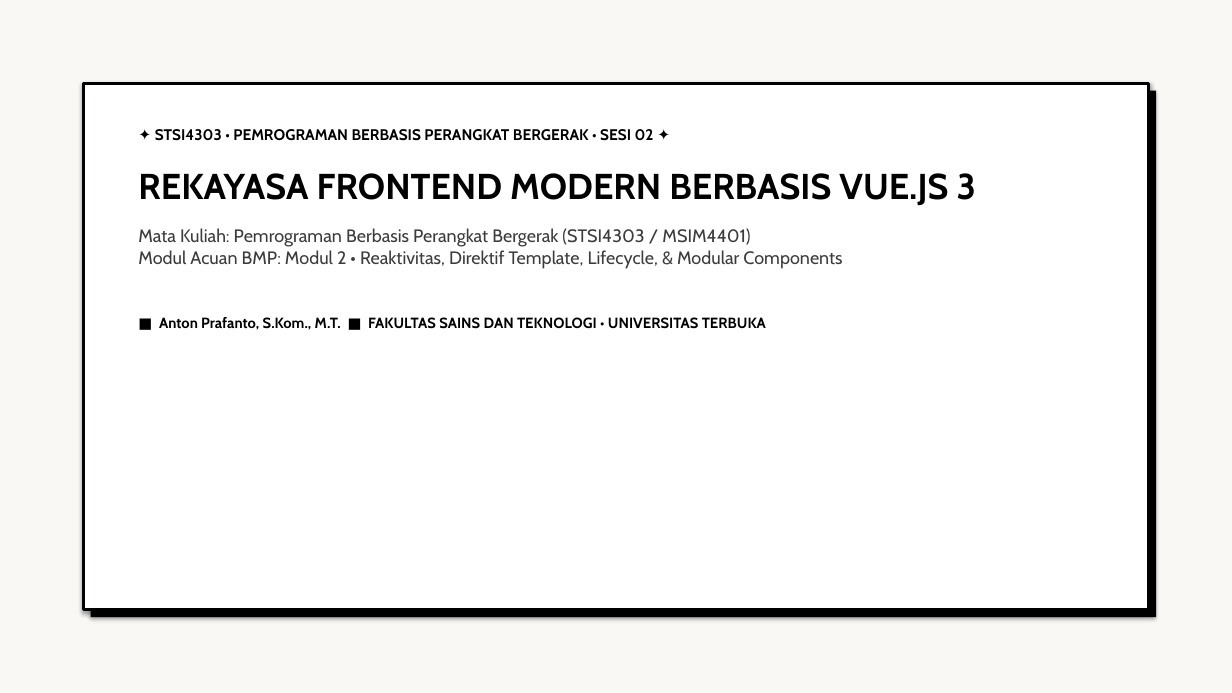
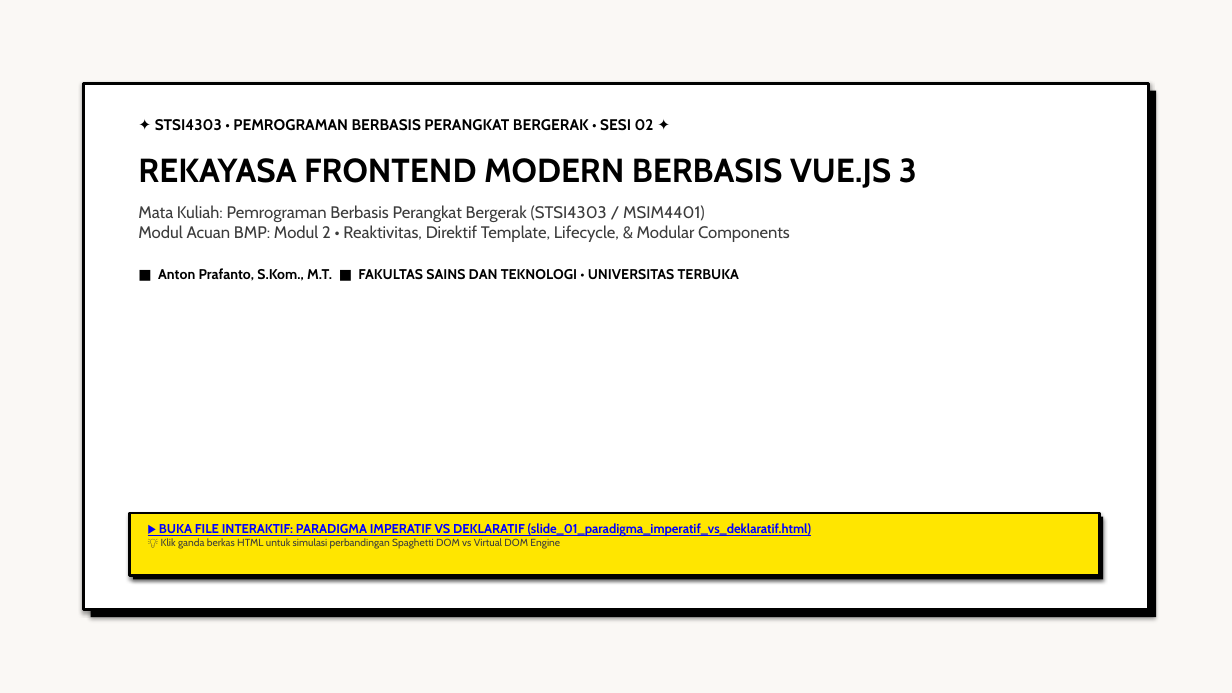
Before and after one commit to antonprafanto/tuweb_mobile2025, a slide deck: slide 1 of slide_presentasi/SESI_02_Frontend_Modern_Vue.pptx. Drawn at 1232x693 pixels with LibreOffice and Linux fonts; fonts in the diff are those of the drawing. Boxes give left, top, right and bottom in pixels: in the first picture for what was removed or moved away, otherwise in the second. Text is boxed around its words. In the diff, an @@ line names an element or a change of style, - is before the commit and + after.

Commit message:
feat(sesi-02): audit tuntas 18 file html ramah awam diagram svg pptx neobrutalism dan naskah mermaid

```diff
--- a/slide_presentasi/SESI_02_Frontend_Modern_Vue.pptx
+++ b/slide_presentasi/SESI_02_Frontend_Modern_Vue.pptx
@@ text "✦ STSI4303 • PEMROGRAMAN BERBASIS ...": place and size @@
-text "✦ STSI4303 • PEMROGRAMAN BERBASIS ..." at bbox=[138, 129, 976, 330]
+text "✦ STSI4303 • PEMROGRAMAN BERBASIS ..." at bbox=[138, 119, 917, 281]
@@ text "✦ STSI4303 • PEMROGRAMAN BERBASIS ..." at bbox=[138, 119, 917, 281]: size 28 to 26 pt in "REKAYASA FRONTEND MODERN BERBASIS VUE.JS 3"; size 14 to 13 pt in "Mata Kuliah: Pemrograman Berbasis Perangkat Bergerak (STSI43 ..."; size 11.5 to 11 pt in "■ Anton Prafanto, S.Kom., M.T. ■ FAKULTAS ..."; less space between paragraphs @@
@@ rectangle added at bbox=[129, 513, 1100, 576], fill #FFE600, outline #000000 2 pt @@
@@ rectangle added at bbox=[133, 517, 1104, 579], fill #000000 @@
@@ text added at bbox=[159, 523, 811, 549], 10 pt, text #0000FF, bold, underline @@
+▶ BUKA FILE INTERAKTIF: PARADIGMA IMPERATIF VS DEKLARATIF (slide_01_paradigma_imperatif_vs_deklaratif.html)
+💡 Klik ganda berkas HTML untuk simulasi perbandingan Spaghetti DOM vs Virtual DOM Engine
```
Also in this commit, not shown: 15 other slides changed, 2 slides added, 2 slides removed, 21 other files.
